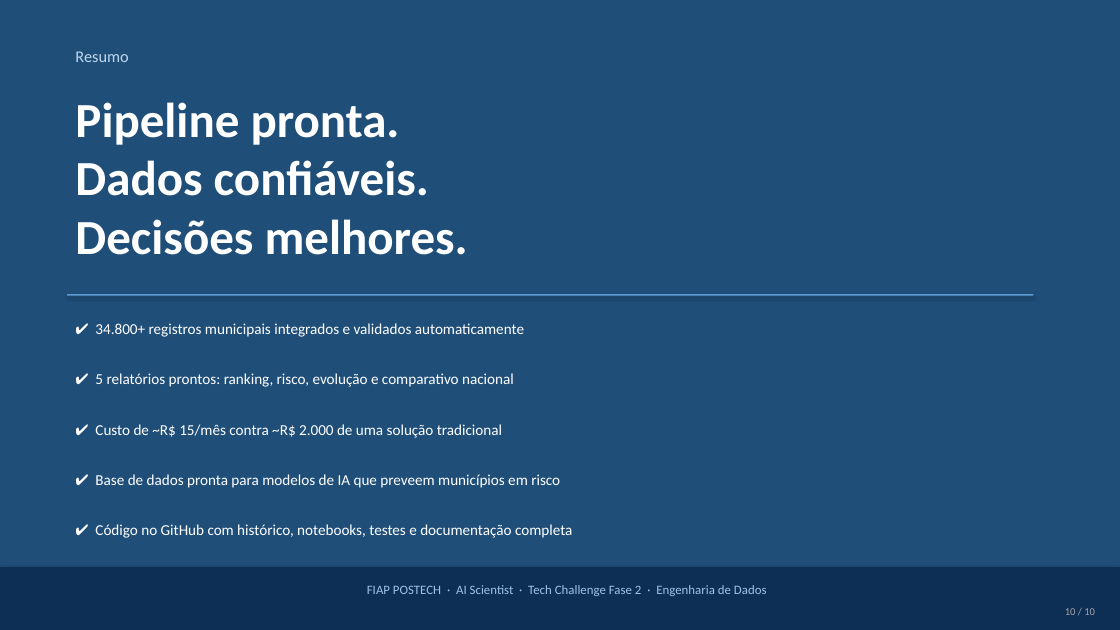
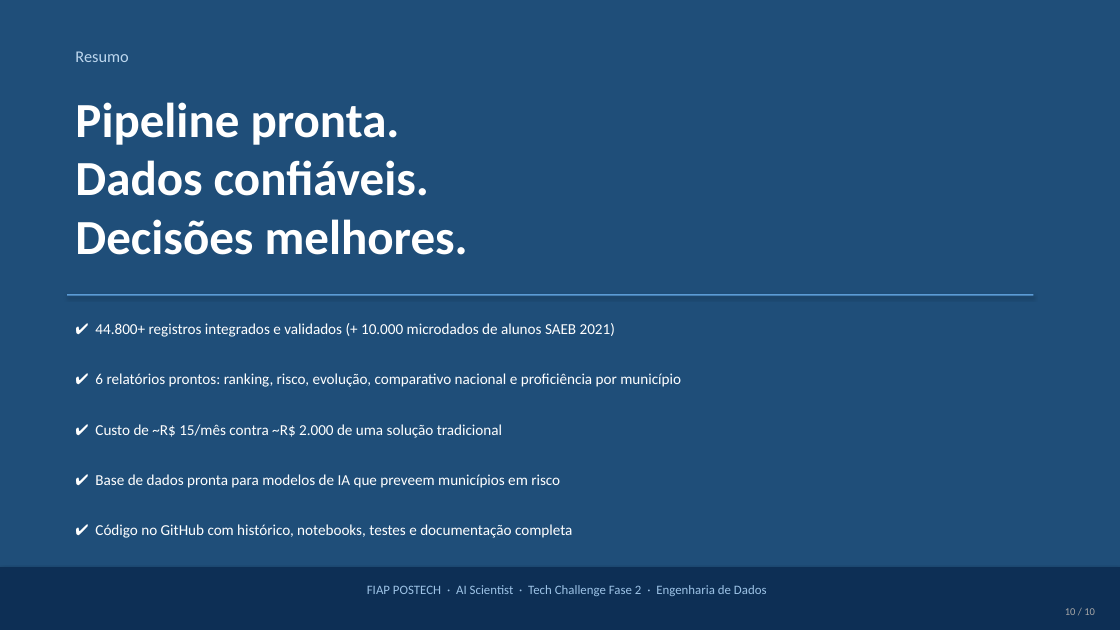
Before and after one commit to fbenin/FIAP_POSTECH_AI_SCIENTIST, a slide deck: slide 10 of TechChallenge_Fase2/apresentacao_tech_challenge_fase2.pptx. Drawn at 1120x630 pixels with LibreOffice and Linux fonts; fonts in the diff are those of the drawing. Boxes give left, top, right and bottom in pixels: in the first picture for what was removed or moved away, otherwise in the second. Text is boxed around its words. In the diff, an @@ line names an element or a change of style, - is before the commit and + after.

Commit message:
docs(apresentacao): atualiza slides para refletir 6ª fonte (microdados alunos SAEB)
- Slides 3, 5, 8, 10: 5 tabelas/relatórios → 6
- Slide 5: total 34.800 → 44.800 registros (+ 10.000 microdados SAEB)
- Slide 5: menciona Base dos Dados e portal INEP como fontes
- Slide 10: bullet de relatórios inclui proficiência por município

```diff
--- a/TechChallenge_Fase2/apresentacao_tech_challenge_fase2.pptx
+++ b/TechChallenge_Fase2/apresentacao_tech_challenge_fase2.pptx
@@ text at bbox=[95, 323, 615, 337]: text changed @@
-✔ 34.800+ registros municipais integrados e validados automaticamente
+✔ 44.800+ registros integrados e validados (+ 10.000 microdados de alunos SAEB 2021)
@@ text at bbox=[95, 373, 681, 387]: text changed @@
-✔ 5 relatórios prontos: ranking, risco, evolução e comparativo nacional
+✔ 6 relatórios prontos: ranking, risco, evolução, comparativo nacional e proficiência por município
```
Also in this commit, not shown: 3 other slides changed.
